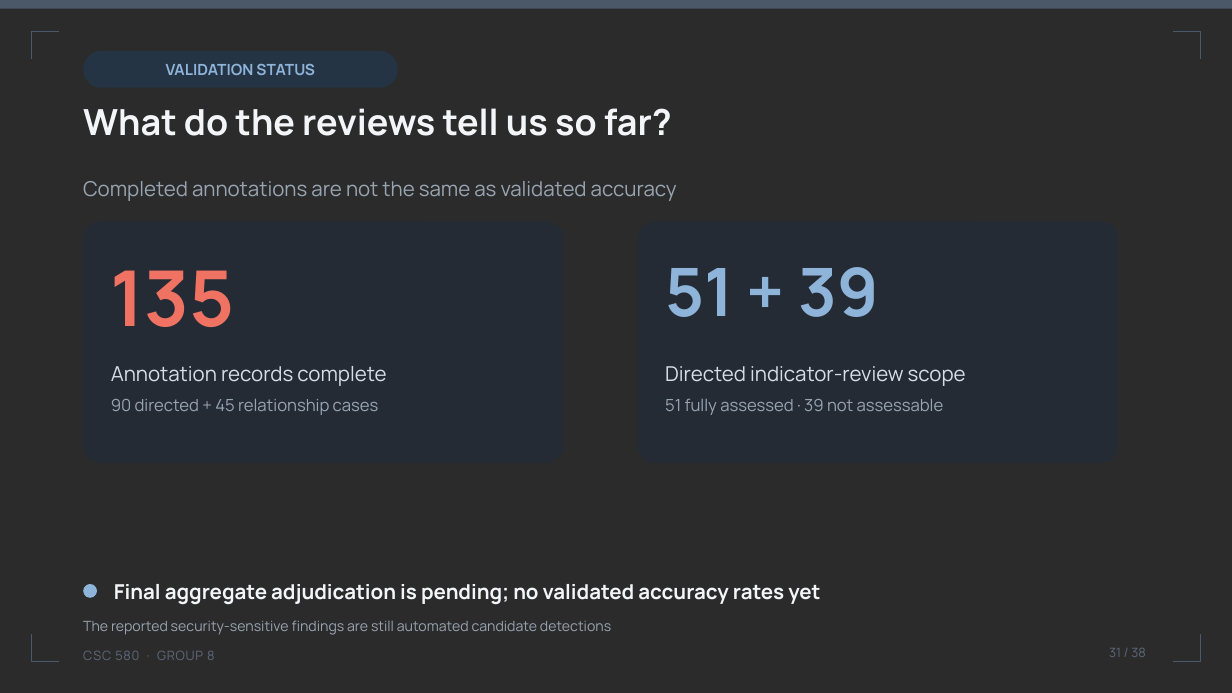
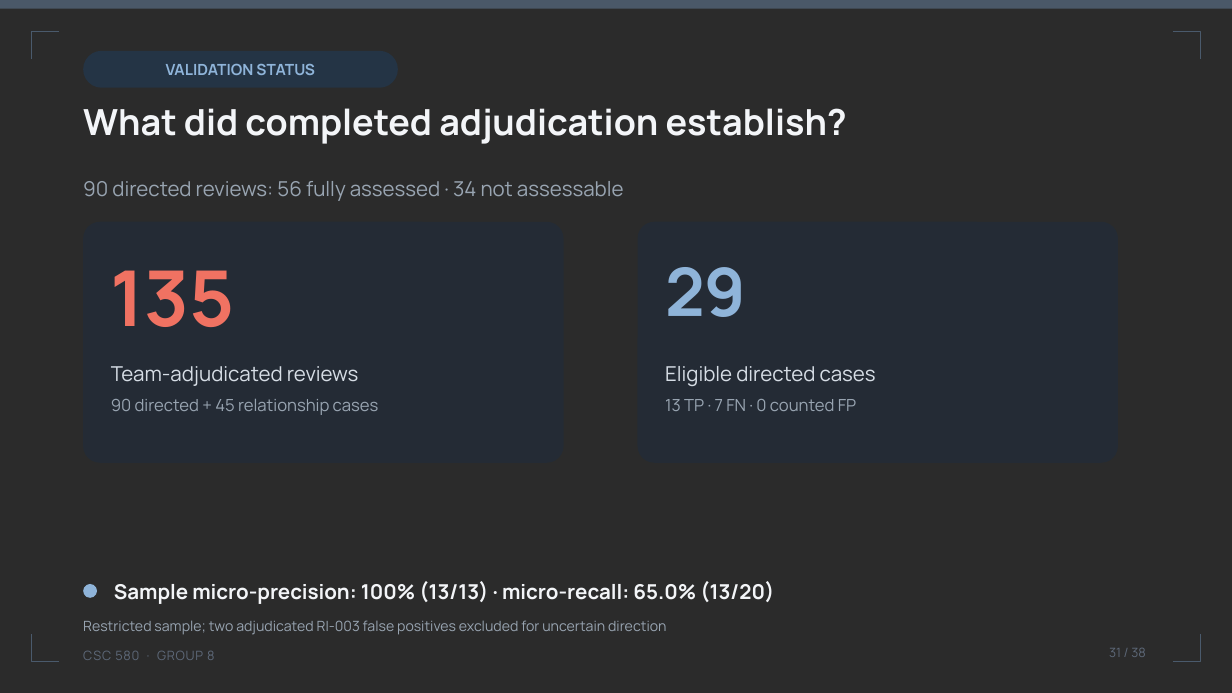
Before and after one commit to umdnp/csc580-project8, a slide deck: slide 31 of docs/group8_final_presentation.pptx. Drawn at 1232x693 pixels with LibreOffice and Linux fonts; fonts in the diff are those of the drawing; background and template pictures are left out; a plain dark background stands for a picture behind light text. Boxes give left, top, right and bottom in pixels: in the first picture for what was removed or moved away, otherwise in the second. Text is boxed around its words. In the diff, an @@ line names an element or a change of style, - is before the commit and + after.

Commit message:
updated presentation with adjudication changes

```diff
--- a/docs/group8_final_presentation.pptx
+++ b/docs/group8_final_presentation.pptx
@@ text at box(83, 108, 847, 144): text changed @@
-What do the reviews tell us so far?
+What did completed adjudication establish?
@@ text at box(83, 181, 624, 201): text changed @@
-Completed annotations are not the same as validated accuracy
+90 directed reviews: 56 fully assessed · 34 not assessable
@@ text at box(665, 267, 746, 317): text changed @@
-51 + 39
+29
@@ text at box(111, 366, 359, 386): text changed @@
-Annotation records complete
+Team-adjudicated reviews
@@ text at box(665, 366, 876, 386): text changed @@
-Directed indicator-review scope
+Eligible directed cases
@@ text at box(665, 399, 856, 411): text changed @@
-51 fully assessed · 39 not assessable
+13 TP · 7 FN · 0 counted FP
@@ text at box(114, 581, 774, 604): text changed @@
-Final aggregate adjudication is pending; no validated accuracy rates yet
+Sample micro-precision: 100% (13/13) · micro-recall: 65.0% (13/20)
@@ text at box(83, 620, 666, 635): text changed @@
-The reported security-sensitive findings are still automated candidate detections
+Restricted sample; two adjudicated RI-003 false positives excluded for uncertain direction
```
Also in this commit, not shown: 7 other slides changed.
